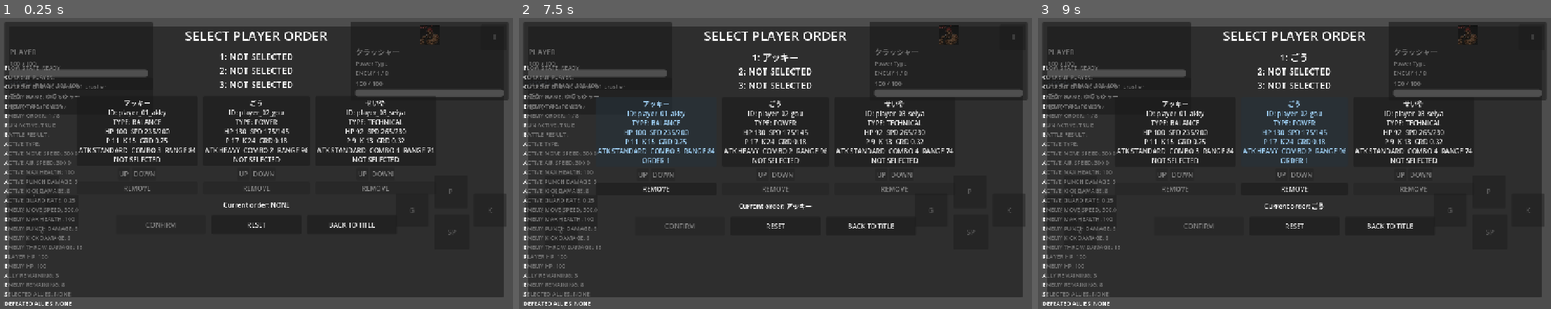
Above: before the commit, frames 1-3 (left to right).
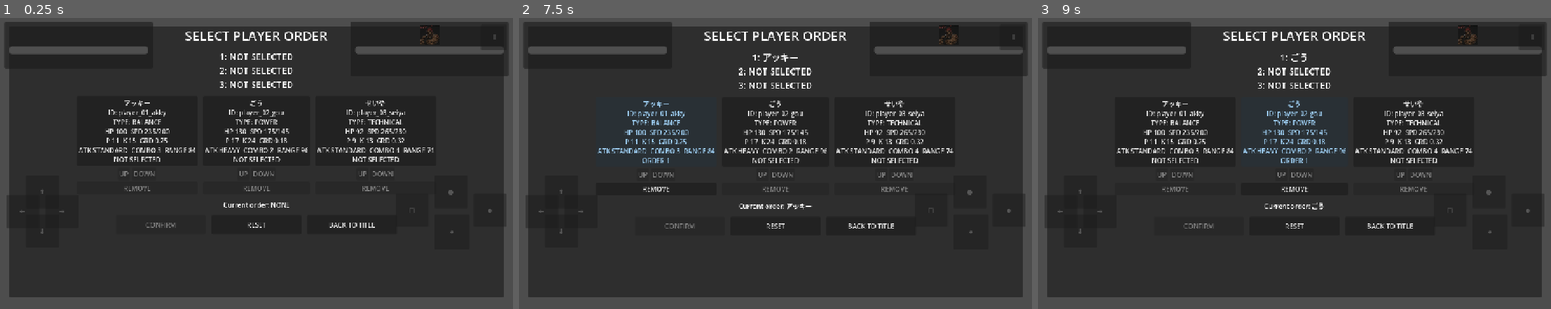
Above: after the commit, the same moments.

Repository: adamonine-stack/hashire-kaminari-dakkan-no-kobushi
Game: Godot game, scene res://scenes/Battle.tscn
Two runs of this game, one before a commit and one after it. Both use one fixed random seed, a clock stepped at 60 frames per second and the inputs below. This scene is started directly instead of the project's main scene.
Inputs:
- Up to frame 1 (0.25 s): no input
- Up to frame 2 (7.5 s): click "v" (after the commit: "↓") at 0.5 s; click "JUMP" (after the commit: "↑") at 1.25 s; click "P" (after the commit: "●") at 2 s; click "K" (after the commit: "◆") at 2.75 s; click "G" (after the commit: "□") at 3.5 s; click "SP" (after the commit: "✦") at 4.25 s; click "<" (after the commit: "←") at 5 s; click ">" (after the commit: "→") at 5.75 s; click "II" at 6.5 s; click "アッキー ID: player_01_akky TYPE:…" at 7.25 s
- Up to frame 3 (9 s): click "REMOVE" at 8 s; click "ごう ID: player_02_gou TYPE: PO…" at 8.75 s

The runs differ from the first frame. In frame 1, 5.3% of the frame differs, in the area x 0-99%, y 9-99%; in frame 2, 5.4%; in frame 3, 5.4%.

Commit message:
DEV049 simplify mobile battle UI text

Diff:
--- a/godot/scenes/Player.tscn
+++ b/godot/scenes/Player.tscn
@@ -74,11 +74,12 @@
 polygon = PackedVector2Array(-18, -36, 22, -30, 34, 0, 16, 34, -24, 26, -36, -2)
 
 [node name="IdleStateLabel" type="Label" parent="VisualRoot/IdlePlaceholder"]
+visible = false
 offset_left = -28.0
 offset_top = -174.0
 offset_right = 28.0
 offset_bottom = -151.0
-text = "Idle"
+text = ""
 horizontal_alignment = 1
 
 [node name="GroundContactShape" type="CollisionShape2D" parent="."]
--- a/godot/scenes/UI.tscn
+++ b/godot/scenes/UI.tscn
@@ -44,6 +44,7 @@
 show_percentage = false
 
 [node name="TimerLabel" type="Label" parent="BattleUIRoot"]
+visible = false
 layout_mode = 1
 anchors_preset = 5
 anchor_left = 0.5
@@ -55,11 +56,12 @@
 offset_bottom = 60.0
 grow_horizontal = 2
 theme_override_font_sizes/font_size = 34
-text = "99"
+text = ""
 horizontal_alignment = 1
 vertical_alignment = 1
 
 [node name="PlayerWinMarks" type="Label" parent="BattleUIRoot"]
+visible = false
 layout_mode = 1
 anchors_preset = 1
 anchor_left = 0.0
@@ -71,11 +73,12 @@
 offset_bottom = 82.0
 grow_horizontal = 1
 theme_override_font_sizes/font_size = 22
-text = "OO"
+text = ""
 horizontal_alignment = 0
 vertical_alignment = 1
 
 [node name="EnemyWinMarks" type="Label" parent="BattleUIRoot"]
+visible = false
 layout_mode = 1
 anchors_preset = 1
 anchor_left = 1.0
@@ -87,7 +90,7 @@
 offset_bottom = 82.0
 grow_horizontal = 0
 theme_override_font_sizes/font_size = 22
-text = "OO"
+text = ""
 horizontal_alignment = 2
 vertical_alignment = 1
 
--- a/godot/scenes/ui/mobile_controls.tscn
+++ b/godot/scenes/ui/mobile_controls.tscn
@@ -26,19 +26,19 @@
 layout_mode = 0
 offset_right = 88.0
 offset_bottom = 88.0
-text = "<"
+text = "←"
 
 [node name="MoveRightButton" type="Button" parent="LeftControls"]
 layout_mode = 0
 offset_right = 88.0
 offset_bottom = 88.0
-text = ">"
+text = "→"
 
 [node name="CrouchButton" type="Button" parent="LeftControls"]
 layout_mode = 0
 offset_right = 88.0
 offset_bottom = 88.0
-text = "v"
+text = "↓"
 
 [node name="RightControls" type="Control" parent="."]
 layout_mode = 1
@@ -53,31 +53,31 @@
 layout_mode = 0
 offset_right = 88.0
 offset_bottom = 88.0
-text = "JUMP"
+text = "↑"
 
 [node name="PunchButton" type="Button" parent="RightControls"]
 layout_mode = 0
 offset_right = 88.0
 offset_bottom = 88.0
-text = "P"
+text = "●"
 
 [node name="KickButton" type="Button" parent="RightControls"]
 layout_mode = 0
 offset_right = 88.0
 offset_bottom = 88.0
-text = "K"
+text = "◆"
 
 [node name="GuardButton" type="Button" parent="RightControls"]
 layout_mode = 0
 offset_right = 88.0
 offset_bottom = 88.0
-text = "G"
+text = "□"
 
 [node name="SpecialButton" type="Button" parent="RightControls"]
 layout_mode = 0
 offset_right = 96.0
 offset_bottom = 96.0
-text = "SP"
+text = "✦"
 
 [node name="SpecialCooldownLabel" type="Label" parent="RightControls/SpecialButton"]
 visible = false
@@ -88,7 +88,7 @@
 grow_horizontal = 2
 grow_vertical = 2
 theme_override_font_sizes/font_size = 24
-text = "0.0"
+text = ""
 horizontal_alignment = 1
 vertical_alignment = 1
 
--- a/godot/scripts/battle/battle_controller.gd
+++ b/godot/scripts/battle/battle_controller.gd
@@ -2,6 +2,7 @@
 
 @export var shake_duration := 0.12
 @export var combo_display_duration := 0.80
+@export var show_combo_labels := false
 
 var shake_timer := 0.0
 var shake_strength := 0.0
@@ -102,6 +103,10 @@
 
 
 func _on_combo_changed(combo_count: int, combo_owner: Node, is_player_combo: bool) -> void:
+	if not show_combo_labels:
+		player_combo_label.visible = false
+		enemy_combo_label.visible = false
+		return
 	var label := player_combo_label if is_player_combo else enemy_combo_label
 	if combo_count < 2:
 		if label.visible:
--- a/godot/scripts/battle/battle_manager.gd
+++ b/godot/scripts/battle/battle_manager.gd
@@ -85,7 +85,7 @@
 @export var fight_message_duration := 0.6
 @export var enemy_accepts_input := false
 @export var debug_auto_select_player := false
-@export var debug_flow_label_enabled := true
+@export var debug_flow_label_enabled := false
 @export var player_change_invincible_time := 1.5
 @export var player_defeat_display_time := 1.0
 @export var next_player_display_time := 1.0
@@ -1335,8 +1335,9 @@
 func _show_heal_effect(heal_amount: int) -> void:
 	if _heal_effect_label == null:
 		return
-	_heal_effect_label.text = "+%d HP" % heal_amount
-	_heal_effect_label.visible = true
+	_heal_effect_label.text = ""
+	_heal_effect_label.visible = false
+	return
 	_heal_effect_label.modulate.a = 1.0
 	var tween := create_tween()
 	tween.tween_interval(1.0)
@@ -1836,6 +1837,8 @@
 func _create_flow_ui() -> void:
 	_progress_label = Label.new()
 	_progress_label.name = "ProgressLabel"
+	_progress_label.visible = false
+	_progress_label.text = ""
 	_progress_label.set_anchors_preset(Control.PRESET_TOP_WIDE)
 	_progress_label.offset_left = 24.0
 	_progress_label.offset_top = 86.0
@@ -1958,6 +1961,8 @@
 func _create_player_order_ui() -> void:
 	_player_order_hud_label = Label.new()
 	_player_order_hud_label.name = "PlayerOrderHudLabel"
+	_player_order_hud_label.visible = false
+	_player_order_hud_label.text = ""
 	_player_order_hud_label.set_anchors_preset(Control.PRESET_TOP_WIDE)
 	_player_order_hud_label.offset_left = 24.0
 	_player_order_hud_label.offset_top = 114.0
@@ -2111,6 +2116,9 @@
 func update_player_order_hud() -> void:
 	if _player_order_hud_label == null:
 		return
+	_player_order_hud_label.visible = false
+	_player_order_hud_label.text = ""
+	return
 	if selected_player_order.is_empty():
 		_player_order_hud_label.text = ""
 		return
@@ -2148,7 +2156,7 @@
 
 
 func _update_timer_ui() -> void:
-	timer_label.text = str(roundTime)
+	timer_label.visible = false
 
 
 func _on_player_hp_changed(current_hp: int, max_hp: int) -> void:
@@ -2177,14 +2185,15 @@
 
 
 func _update_win_marks() -> void:
-	player_win_marks.text = "Player %d / 3" % (current_player_index + 1 if current_player_index >= 0 else 1)
-	enemy_win_marks.text = "Enemy %d / 8" % (current_enemy_index + 1)
+	player_win_marks.visible = false
+	enemy_win_marks.visible = false
 
 
 func _update_progress_ui() -> void:
 	if _progress_label == null:
 		return
-	_progress_label.text = "PLAYER %s  VS  %s" % [_active_player_name(), _active_enemy_name()]
+	_progress_label.visible = false
+	_progress_label.text = ""
 	team_progress_updated.emit(_remaining_count(player_team), _remaining_count(enemy_team))
 
 
@@ -2229,8 +2238,8 @@
 
 
 func _show_message(message: String) -> void:
-	message_label.text = message
-	message_label.visible = message != ""
+	message_label.text = ""
+	message_label.visible = false
 
 
 func _on_player_hp_depleted() -> void:
@@ -2280,6 +2289,9 @@
 func _show_enemy_intro(enemy_data: Dictionary) -> void:
 	if _enemy_intro_panel == null or _enemy_intro_label == null:
 		return
+	_enemy_intro_label.text = ""
+	_enemy_intro_panel.visible = false
+	return
 	var definition: Resource = enemy_data.get("definition", null)
 	var intro_title := "ENEMY"
 	var intro_description := ""
--- a/godot/scripts/player/player_fighter_definition_movement.gd
+++ b/godot/scripts/player/player_fighter_definition_movement.gd
@@ -1218,13 +1218,15 @@
 	hide_attack_warning()
 	boss_warning_node = Node2D.new()
 	boss_warning_node.name = "BossAttackWarning"
-	var warning_label := Label.new()
-	warning_label.text = "DANGER" if _is_ultimate_state_or_data() else "!"
-	warning_label.horizontal_alignment = HORIZONTAL_ALIGNMENT_CENTER
-	warning_label.add_theme_font_size_override("font_size", 24 if _is_ultimate_state_or_data() else 32)
-	warning_label.modulate = Color(1.0, 0.25, 0.15, 0.88) if _is_ultimate_state_or_data() else Color(1.0, 0.9, 0.15, 0.9)
-	warning_label.position = Vector2(-54.0, -180.0)
-	boss_warning_node.add_child(warning_label)
+	var warning_mark := Polygon2D.new()
+	warning_mark.polygon = PackedVector2Array([
+		Vector2(0.0, -24.0),
+		Vector2(22.0, 18.0),
+		Vector2(-22.0, 18.0),
+	])
+	warning_mark.color = Color(1.0, 0.25, 0.15, 0.42) if _is_ultimate_state_or_data() else Color(1.0, 0.9, 0.15, 0.38)
+	warning_mark.position = Vector2(0.0, -176.0)
+	boss_warning_node.add_child(warning_mark)
 	add_child(boss_warning_node)
 	attack_warning_started.emit(boss_current_attack_id)
 
--- a/godot/scripts/player/player_movement.gd
+++ b/godot/scripts/player/player_movement.gd
@@ -66,7 +66,7 @@
 @export_range(0.0, 1.0, 0.05) var ai_third_hit_probability := 0.25
 @export var combo_log_enabled := true
 @export var cancel_window_time := 0.25
-@export var debug_state_label_enabled := true
+@export var debug_state_label_enabled := false
 @export var ai_guard_enabled := true
 @export var ai_guard_chance := 0.25
 @export var ai_guard_check_interval := 0.35
--- a/godot/scripts/ui/mobile_controls.gd
+++ b/godot/scripts/ui/mobile_controls.gd
@@ -269,9 +269,8 @@
 	var cooling_down := _special_cooldown_remaining > 0.0
 	special_button.disabled = cooling_down or _combat_buttons_paused
 	special_button.modulate.a = disabled_opacity if special_button.disabled else button_opacity
-	special_cooldown_label.visible = cooling_down
-	if cooling_down:
-		special_cooldown_label.text = "%0.1f" % _special_cooldown_remaining
+	special_cooldown_label.visible = false
+	special_cooldown_label.text = ""
 
 
 func _set_all_button_pressed_visuals(is_pressed: bool) -> void:
--- a/godot/ui/battle/battle_hud.gd
+++ b/godot/ui/battle/battle_hud.gd
@@ -9,8 +9,8 @@
 
 @export var show_normal_battle_hud := true
 @export var show_debug_overlay := false
-@export var show_damage_numbers := true
-@export var show_battle_messages := true
+@export var show_damage_numbers := false
+@export var show_battle_messages := false
 @export var show_battle_hp_bars := true
 
 var battle_manager: Node
@@ -72,6 +72,7 @@
 	mouse_filter = Control.MOUSE_FILTER_IGNORE
 	set_anchors_preset(Control.PRESET_FULL_RECT)
 	_build_hud()
+	_apply_minimal_battle_text_visibility()
 	reset_battle_hud()
 
 
@@ -161,20 +162,30 @@
 	hide_confirm_dialog()
 	message_label.visible = false
 	player_state_label.visible = false
-	player_special_label.text = "SPECIAL --"
+	player_special_label.visible = false
+	player_special_label.text = ""
 	player_low_hp_label.visible = false
-	player_name_label.text = "PLAYER"
-	player_hp_label.text = "0 / 0"
-	enemy_name_label.text = "ENEMY"
+	player_name_label.visible = false
+	player_name_label.text = ""
+	player_hp_label.visible = false
+	player_hp_label.text = ""
+	enemy_name_label.visible = false
+	enemy_name_label.text = ""
+	enemy_type_label.visible = false
 	enemy_type_label.text = ""
-	enemy_progress_label.text = "ENEMY 1 / 8"
-	enemy_hp_label.text = "0 / 0"
+	enemy_progress_label.visible = false
+	enemy_progress_label.text = ""
+	enemy_hp_label.visible = false
+	enemy_hp_label.text = ""
 	enemy_low_hp_label.visible = false
 	update_player_hp(0, 1, false)
 	update_enemy_hp(0, 1, false)
 	for label in team_labels:
-		label.text = "-"
+		label.text = ""
+		label.visible = false
+	team_panel.visible = false
 	debug_overlay_label.visible = show_debug_overlay
+	_apply_minimal_battle_text_visibility()
 
 
 func show_normal_enemy_hud() -> void:
@@ -184,11 +195,8 @@
 
 func show_boss_hud() -> void:
 	enemy_panel.custom_minimum_size = Vector2(430.0, 136.0)
-	if not enemy_name_label.text.begins_with("BOSS"):
-		enemy_name_label.text = "BOSS - %s" % enemy_name_label.text
-	boss_warning_label.visible = true
-	boss_warning_label.text = "FINAL ENEMY"
-	boss_warning_label.modulate.a = 0.85
+	boss_warning_label.visible = false
+	boss_warning_label.text = ""
 
 
 func update_player_status(player_node: Node) -> void:
@@ -196,8 +204,8 @@
 	_connect_fighter_signals(current_player)
 	if current_player == null:
 		return
-	var display_name := _fighter_display_name_from_node(current_player, "PLAYER")
-	player_name_label.text = display_name
+	player_name_label.text = ""
+	player_name_label.visible = false
 	if player_icon_rect != null:
 		player_icon_rect.texture = _fighter_icon_from_node(current_player, true)
 	update_player_hp(int(current_player.get("current_hp")), int(current_player.get("max_hp")), false)
@@ -214,7 +222,7 @@
 		if index >= team_data.size():
 			team_labels[index].visible = false
 			continue
-		team_labels[index].visible = true
+		team_labels[index].visible = false
 		var data: Dictionary = team_data[index]
 		var status := "READY"
 		if bool(data.get("is_defeated", false)) or int(data.get("current_health", 0)) <= 0:
@@ -222,7 +230,7 @@
 		elif index == active_index:
 			status = "ACTIVE"
 		var hp_text := "%d/%d" % [int(data.get("current_health", 0)), int(data.get("max_health", 0))]
-		team_labels[index].text = "%s  %s  %s" % [String(data.get("display_name", "P%d" % (index + 1))), status, hp_text]
+		team_labels[index].text = ""
 		team_labels[index].modulate = Color(1.0, 0.95, 0.55, 1.0) if status == "ACTIVE" else Color.WHITE
 		if status == "KO":
 			team_labels[index].modulate = Color(0.8, 0.35, 0.35, 1.0)
@@ -239,8 +247,10 @@
 func update_enemy_information(enemy_data: Dictionary, enemy_index: int) -> void:
 	var enemy_name := String(enemy_data.get("display_name", "ENEMY %d" % (enemy_index + 1)))
 	var enemy_type := _enemy_type_label(enemy_data)
-	enemy_name_label.text = enemy_name
-	enemy_type_label.text = enemy_type
+	enemy_name_label.text = ""
+	enemy_name_label.visible = false
+	enemy_type_label.text = ""
+	enemy_type_label.visible = false
 	if enemy_icon_rect != null:
 		enemy_icon_rect.texture = _definition_texture(enemy_data.get("definition", null), "icon", "selection_icon")
 	update_enemy_progress(enemy_index + 1, _enemy_total_count())
@@ -254,7 +264,8 @@
 func update_enemy_progress(current_index: int, total_count: int) -> void:
 	if total_count <= 0:
 		total_count = 8
-	enemy_progress_label.text = "FINAL ENEMY" if current_index >= total_count else "ENEMY %d / %d" % [current_index, total_count]
+	enemy_progress_label.text = ""
+	enemy_progress_label.visible = false
 
 
 func update_player_hp(current_hp: float, max_hp: float, animate := true) -> void:
@@ -262,7 +273,8 @@
 	var safe_current := clampf(current_hp, 0.0, safe_max)
 	player_hp_bar.max_value = safe_max
 	player_delay_hp_bar.max_value = safe_max
-	player_hp_label.text = "%d / %d" % [roundi(safe_current), roundi(safe_max)]
+	player_hp_label.text = ""
+	player_hp_label.visible = false
 	player_hp_bar.visible = show_battle_hp_bars
 	player_delay_hp_bar.visible = show_battle_hp_bars
 	_update_low_hp_label(player_low_hp_label, safe_current, safe_max)
@@ -276,7 +288,8 @@
 	var safe_current := clampf(current_hp, 0.0, safe_max)
 	enemy_hp_bar.max_value = safe_max
 	enemy_delay_hp_bar.max_value = safe_max
-	enemy_hp_label.text = "%d / %d" % [roundi(safe_current), roundi(safe_max)]
+	enemy_hp_label.text = ""
+	enemy_hp_label.visible = false
 	enemy_hp_bar.visible = show_battle_hp_bars
 	enemy_delay_hp_bar.visible = show_battle_hp_bars
 	_update_low_hp_label(enemy_low_hp_label, safe_current, safe_max)
@@ -286,8 +299,8 @@
 
 
 func show_invincibility_state(duration: float = 0.0) -> void:
-	player_state_label.text = "INVINCIBLE"
-	player_state_label.visible = true
+	player_state_label.text = ""
+	player_state_label.visible = false
 	if duration > 0.0:
 		var tween := create_tween()
 		_track_tween(tween)
@@ -301,8 +314,8 @@
 
 
 func show_guard_state(_character: Node = null) -> void:
-	player_state_label.text = "GUARD"
-	player_state_label.visible = true
+	player_state_label.text = ""
+	player_state_label.visible = false
 
 
 func hide_guard_state(_character: Node = null) -> void:
@@ -329,7 +342,7 @@
 
 
 func show_heal_number(target: Node, heal_amount: int) -> void:
-	if heal_amount <= 0:
+	if heal_amount <= 0 or not show_damage_numbers:
 		return
 	var label := Label.new()
 	label.text = "HP +%d" % heal_amount
@@ -349,16 +362,14 @@
 
 func show_enemy_intro(enemy_data: Dictionary, enemy_index: int) -> void:
 	update_enemy_information(enemy_data, enemy_index)
-	show_battle_message("FINAL BATTLE" if enemy_index >= 7 else "ENEMY %d" % (enemy_index + 1), MessagePriority.NORMAL, 0.9)
 
 
 func show_enemy_defeated(_enemy: Node = null) -> void:
 	update_enemy_hp(0, maxf(enemy_hp_bar.max_value, 1.0), true)
-	show_battle_message("ENEMY DEFEATED", MessagePriority.HIGH, 1.0)
 
 
 func show_fight_message() -> void:
-	show_battle_message("FIGHT", MessagePriority.HIGH, 0.65)
+	pass
 
 
 func enable_boss_hud(enemy_node: Node) -> void:
@@ -371,16 +382,15 @@
 
 
 func show_special_attack_warning(attack_id: String) -> void:
-	boss_warning_label.visible = true
+	boss_warning_label.visible = false
 	boss_warning_label.modulate.a = 1.0
-	boss_warning_label.text = _special_warning_text(attack_id)
+	boss_warning_label.text = ""
 
 
 func show_ultimate_warning() -> void:
-	boss_warning_label.visible = true
+	boss_warning_label.visible = false
 	boss_warning_label.modulate.a = 1.0
-	boss_warning_label.text = "DANGER\nULTIMATE ATTACK"
-	show_battle_message("DANGER", MessagePriority.CRITICAL, 1.0)
+	boss_warning_label.text = ""
 
 
 func hide_boss_warning(_attack_id: String = "") -> void:
@@ -397,7 +407,6 @@
 	result_retry_button.text = "RETRY"
 	result_retry_button.grab_focus()
 	_play_ui_se("defeat")
-	show_battle_message("GAME OVER", MessagePriority.CRITICAL, 1.2)
 
 
 func show_game_clear() -> void:
@@ -409,7 +418,6 @@
 	result_retry_button.text = "PLAY AGAIN"
 	result_retry_button.grab_focus()
 	_play_ui_se("clear")
-	show_battle_message("GAME CLEAR", MessagePriority.CRITICAL, 1.2)
 
 
 func hide_result_layer() -> void:
@@ -485,21 +493,15 @@
 
 func _show_pause_how_to_play() -> void:
 	_play_ui_se("confirm")
-	show_battle_message("MOVE / JUMP / PUNCH / KICK / GUARD / SPECIAL", MessagePriority.CRITICAL, 1.8)
 
 
 func _show_pause_options_hint() -> void:
 	_play_ui_se("confirm")
 	var settings := get_node_or_null("/root/SettingsManager")
 	if settings != null:
-		show_battle_message("BGM %d%%  SE %d%%  SHAKE %s  HITSTOP %s" % [
-			int(round(float(settings.get("bgm_volume")) * 100.0)),
-			int(round(float(settings.get("se_volume")) * 100.0)),
-			String(settings.get("screen_shake_mode")),
-			String(settings.get("hitstop_mode")),
-		], MessagePriority.CRITICAL, 1.8)
+		return
 	else:
-		show_battle_message("OPTIONS", MessagePriority.CRITICAL, 1.2)
+		return
 
 
 func show_battle_message(message: String, priority: int = MessagePriority.NORMAL, duration: float = 0.8) -> void:
@@ -815,19 +817,7 @@
 func _display_message(data: Dictionary) -> void:
 	if not show_battle_messages:
 		return
-	_play_ui_se("message")
-	is_message_showing = true
-	current_message_priority = int(data.get("priority", MessagePriority.NORMAL))
-	message_label.text = String(data.get("message", ""))
-	message_label.visible = true
-	message_label.modulate.a = 1.0
-	message_label.scale = Vector2(1.1, 1.1)
-	var tween := create_tween()
-	_track_tween(tween)
-	tween.tween_property(message_label, "scale", Vector2.ONE, 0.08)
-	tween.tween_interval(float(data.get("duration", 0.8)))
-	tween.tween_property(message_label, "modulate:a", 0.0, 0.18)
-	tween.tween_callback(_finish_message)
+	message_label.visible = false
 
 
 func _finish_message() -> void:
@@ -840,16 +830,8 @@
 func _update_live_state_labels() -> void:
 	if current_player != null and is_instance_valid(current_player):
 		_update_special_status()
-		var invincible := bool(current_player.get("is_invincible"))
-		var guarding := bool(current_player.get("is_guarding")) or bool(current_player.get("is_crouch_guarding")) or bool(current_player.get("is_guard_hit"))
-		if invincible:
-			player_state_label.text = "INVINCIBLE"
-			player_state_label.visible = true
-		elif guarding:
-			player_state_label.text = "GUARD"
-			player_state_label.visible = true
-		elif player_state_label.text == "INVINCIBLE" or player_state_label.text == "GUARD":
-			player_state_label.visible = false
+		player_state_label.text = ""
+		player_state_label.visible = false
 	if show_debug_overlay and battle_manager != null:
 		debug_overlay_label.visible = true
 		debug_overlay_label.text = _debug_text()
@@ -860,6 +842,9 @@
 func _update_special_status() -> void:
 	if player_special_label == null or current_player == null:
 		return
+	player_special_label.text = ""
+	player_special_label.visible = false
+	return
 	if not current_player.has_method("has_special_attack") or not bool(current_player.has_special_attack()):
 		player_special_label.text = "SPECIAL --"
 		player_special_label.modulate = Color(0.7, 0.7, 0.7, 1.0)
@@ -882,7 +867,7 @@
 func _update_low_hp_label(label: Label, current_hp: float, max_hp: float) -> void:
 	if label == null:
 		return
-	label.visible = max_hp > 0.0 and current_hp > 0.0 and current_hp / max_hp <= 0.25
+	label.visible = false
 
 
 func _debug_text() -> String:
@@ -1124,6 +1109,39 @@
 			node.visible = false
 
 
+func _apply_minimal_battle_text_visibility() -> void:
+	var hidden_labels := [
+		player_name_label,
+		player_hp_label,
+		player_state_label,
+		player_special_label,
+		player_low_hp_label,
+		enemy_name_label,
+		enemy_type_label,
+		enemy_progress_label,
+		enemy_hp_label,
+		enemy_low_hp_label,
+		message_label,
+		boss_warning_label,
+		debug_overlay_label,
+	]
+	for label in hidden_labels:
+		if label != null:
+			label.text = ""
+			label.visible = false
+	if team_panel != null:
+		team_panel.visible = false
+	if show_battle_hp_bars:
+		if player_hp_bar != null:
+			player_hp_bar.visible = true
+		if player_delay_hp_bar != null:
+			player_delay_hp_bar.visible = true
+		if enemy_hp_bar != null:
+			enemy_hp_bar.visible = true
+		if enemy_delay_hp_bar != null:
+			enemy_delay_hp_bar.visible = true
+
+
 func _track_tween(tween: Tween) -> void:
 	_hud_tweens.append(tween)
 
